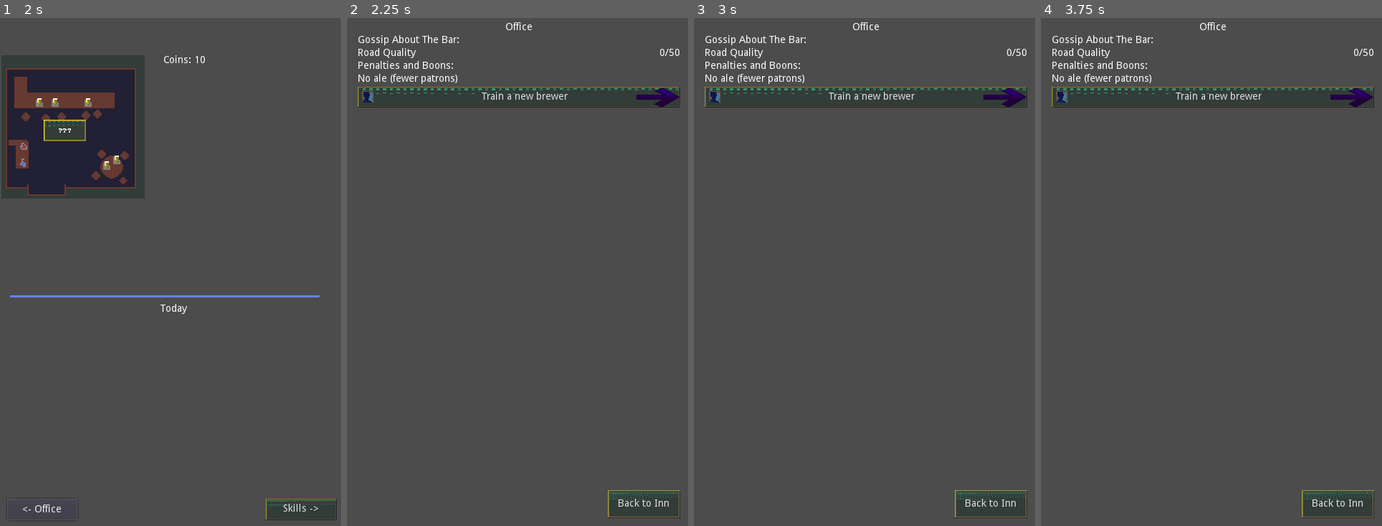
Above: before the commit, frames 1-4 (left to right).
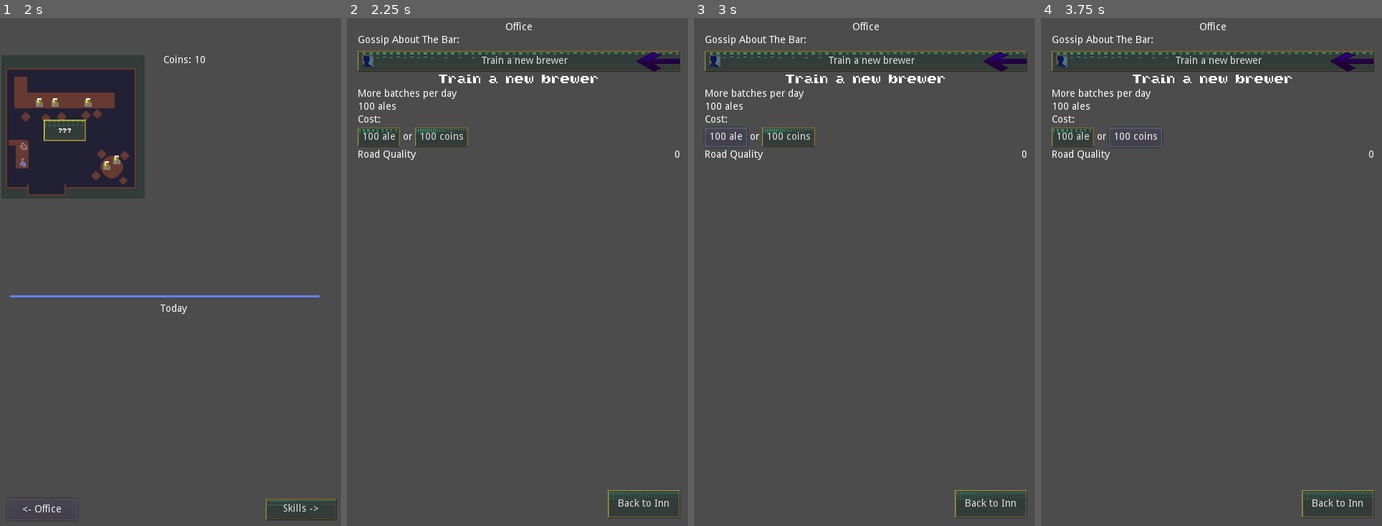
Above: after the commit, the same moments.

Repository: RoxT/InnKeeperUnlimited
Game: Godot game, scene res://Inn.tscn
The game is run twice, just before and just after one commit, with the same random seed, the same clock (stepped at 60 frames per second) and the same inputs.
Inputs (mouse positions are in pixels of both pictures, inside the frame that each line leads up to):
- Up to frame 1 (2 s): click "Skills ->" at 0.5 s; click "Back to Inn" at 1.25 s
- Up to frame 2 (2.25 s): click "<- Office" at 2 s
- Up to frame 3 (3 s): click (724, 134) at 2.75 s, where only the run after the commit has a clickable "100 ale"
- Up to frame 4 (3.75 s): click (1136, 134) at 3.5 s, where only the run after the commit has a clickable "100 coins"

Frame 1 is identical in both runs. In frame 2, 9.4% of the frame differs, in the area x 3-98%, y 5-28%; in frame 3, 9.0%; in frame 4, 8.9%.
Error before the commit: Invalid set index 'text' (on base: 'null instance') with value of type 'String'. (res://scripts/scenes/Office.gd:24)

Commit message:
actions continued

Diff:
--- a/project/Office.tscn
+++ b/project/Office.tscn
@@ -1,7 +1,7 @@
 [gd_scene load_steps=3 format=2]
 
 [ext_resource path="res://scripts/scenes/Office.gd" type="Script" id=1]
-[ext_resource path="res://office/office_action.tscn" type="PackedScene" id=2]
+[ext_resource path="res://office/trainee_action.tscn" type="PackedScene" id=2]
 
 [node name="Office" type="Node2D"]
 script = ExtResource( 1 )
@@ -30,10 +30,25 @@
 margin_bottom = 32.0
 text = "Gossip About The Bar:"
 
-[node name="HBox" type="HBoxContainer" parent="MarginContainer/HBox"]
+[node name="BuffsList" type="VBoxContainer" parent="MarginContainer/HBox"]
 margin_top = 36.0
 margin_right = 450.0
 margin_bottom = 50.0
+
+[node name="NoAleLabel" type="Label" parent="MarginContainer/HBox/BuffsList"]
+margin_right = 450.0
+margin_bottom = 14.0
+text = "No ale (fewer patrons)"
+
+[node name="OfficeAction" parent="MarginContainer/HBox" instance=ExtResource( 2 )]
+margin_top = 54.0
+margin_right = 450.0
+margin_bottom = 188.0
+
+[node name="HBox" type="HBoxContainer" parent="MarginContainer/HBox"]
+margin_top = 192.0
+margin_right = 450.0
+margin_bottom = 206.0
 
 [node name="RoadLabel" type="Label" parent="MarginContainer/HBox/HBox"]
 margin_right = 85.0
@@ -49,26 +64,9 @@
 align = 2
 
 [node name="BuffsLabel" type="Label" parent="MarginContainer/HBox"]
-margin_top = 54.0
+margin_top = 210.0
 margin_right = 450.0
-margin_bottom = 68.0
-text = "Penalties and Boons:"
-
-[node name="BuffsList" type="VBoxContainer" parent="MarginContainer/HBox"]
-margin_top = 72.0
-margin_right = 450.0
-margin_bottom = 86.0
-
-[node name="NoAleLabel" type="Label" parent="MarginContainer/HBox/BuffsList"]
-margin_right = 450.0
-margin_bottom = 14.0
-text = "No ale (fewer patrons)"
-
-[node name="OfficeAction" parent="MarginContainer/HBox" instance=ExtResource( 2 )]
-anchor_right = 0.0
-margin_top = 90.0
-margin_right = 450.0
-margin_bottom = 119.0
+margin_bottom = 224.0
 
 [node name="BackToInn" type="Button" parent="."]
 margin_left = 364.0
@@ -77,5 +75,4 @@
 margin_bottom = 707.0
 text = "Back to Inn"
 
-[connection signal="pressed" from="MarginContainer/HBox/OfficeAction" to="." method="_on_Control_pressed"]
 [connection signal="pressed" from="BackToInn" to="." method="_on_BackToInn_pressed"]
--- /dev/null
+++ b/project/office/action_dialog.gd
@@ -0,0 +1,32 @@
+extends VBoxContainer
+
+onready var dialog := $Dialog_VBox
+onready var arrow := $OfficeAction/Arrow
+
+
+# Called when the node enters the scene tree for the first time.
+func _ready() -> void:
+	_button_toggled(true)
+
+signal buy_action (cost_amount, cost_type, action_type)
+
+func _button_toggled(button_pressed:bool):
+	if button_pressed:
+		dialog.show()
+		arrow.flip_h = true
+	else:
+		dialog.hide()
+		arrow.flip_h = false
+
+func _on_Ale100Btn_pressed() -> void:
+	emit_signal("buy_action", 100, S.things.ALE, S.actions.TRAINEE)
+	_button_toggled(false)
+
+
+func _on_Coin100Btn_pressed() -> void:
+	emit_signal("buy_action", 100, S.things.COINS, S.actions.TRAINEE)
+	_button_toggled(false)
+
+
+func _on_OfficeAction_toggled(button_pressed: bool) -> void:
+	_button_toggled(button_pressed)
--- a/project/office/action_dialog.tscn
+++ /dev/null
@@ -1,75 +0,0 @@
-[gd_scene load_steps=3 format=2]
-
-[ext_resource path="res://resources/tinierBold.tres" type="DynamicFont" id=1]
-[ext_resource path="res://textures/icon-trainee.png" type="Texture" id=2]
-
-[node name="Control" type="Control"]
-anchor_right = 1.0
-anchor_bottom = 1.0
-
-[node name="VBox" type="VBoxContainer" parent="."]
-margin_right = 480.0
-margin_bottom = 720.0
-
-[node name="Title" type="Label" parent="VBox"]
-margin_right = 480.0
-margin_bottom = 16.0
-custom_fonts/font = ExtResource( 1 )
-text = "Train a new brewer"
-align = 1
-
-[node name="Larger" type="Label" parent="VBox"]
-margin_top = 20.0
-margin_right = 480.0
-margin_bottom = 34.0
-text = "More batches per day"
-
-[node name="Amount" type="Label" parent="VBox"]
-margin_top = 38.0
-margin_right = 480.0
-margin_bottom = 52.0
-text = "100 ales"
-
-[node name="Cost" type="Label" parent="VBox"]
-margin_top = 56.0
-margin_right = 480.0
-margin_bottom = 70.0
-text = "Cost:"
-
-[node name="Options" type="HBoxContainer" parent="VBox"]
-margin_top = 74.0
-margin_right = 480.0
-margin_bottom = 101.0
-
-[node name="Button" type="Button" parent="VBox/Options"]
-margin_right = 59.0447
-margin_bottom = 27.0
-text = "100 ale"
-
-[node name="Or" type="Label" parent="VBox/Options"]
-margin_left = 63.0
-margin_top = 6.0
-margin_right = 76.0
-margin_bottom = 20.0
-text = "or"
-
-[node name="Button2" type="Button" parent="VBox/Options"]
-margin_left = 80.0
-margin_right = 154.045
-margin_bottom = 27.0
-text = "100 coins"
-
-[node name="Button" type="Button" parent="VBox"]
-margin_top = 105.0
-margin_right = 83.0447
-margin_bottom = 132.0
-size_flags_horizontal = 0
-text = "Nevermind"
-
-[node name="Sprite" type="Sprite" parent="."]
-position = Vector2( 9, 9 )
-texture = ExtResource( 2 )
-
-[node name="Sprite2" type="Sprite" parent="."]
-position = Vector2( 469, 9 )
-texture = ExtResource( 2 )
--- a/project/office/office_action.tscn
+++ /dev/null
@@ -1,16 +0,0 @@
-[gd_scene load_steps=3 format=2]
-
-[ext_resource path="res://textures/arrow.png" type="Texture" id=1]
-[ext_resource path="res://textures/icon-trainee.png" type="Texture" id=2]
-
-[node name="OfficeAction" type="Button"]
-anchor_right = 1.0
-margin_bottom = 27.0
-text = "Train a new brewer"
-icon = ExtResource( 2 )
-
-[node name="Sprite" type="Sprite" parent="."]
-modulate = Color( 0.666667, 0, 1, 1 )
-position = Vector2( 419, 15 )
-scale = Vector2( 0.6, 0.269123 )
-texture = ExtResource( 1 )
--- /dev/null
+++ b/project/office/trainee_action.tscn
@@ -0,0 +1,81 @@
+[gd_scene load_steps=5 format=2]
+
+[ext_resource path="res://textures/arrow.png" type="Texture" id=1]
+[ext_resource path="res://textures/icon-trainee.png" type="Texture" id=2]
+[ext_resource path="res://resources/tinierBold.tres" type="DynamicFont" id=3]
+[ext_resource path="res://office/action_dialog.gd" type="Script" id=4]
+
+[node name="VBoxContainer" type="VBoxContainer"]
+margin_right = 40.0
+margin_bottom = 40.0
+script = ExtResource( 4 )
+
+[node name="OfficeAction" type="Button" parent="."]
+margin_right = 224.0
+margin_bottom = 29.0
+toggle_mode = true
+text = "Train a new brewer"
+icon = ExtResource( 2 )
+
+[node name="Arrow" type="Sprite" parent="OfficeAction"]
+modulate = Color( 0.666667, 0, 1, 1 )
+position = Vector2( 419, 15 )
+scale = Vector2( 0.6, 0.269123 )
+texture = ExtResource( 1 )
+
+[node name="Dialog_VBox" type="VBoxContainer" parent="."]
+margin_top = 33.0
+margin_right = 224.0
+margin_bottom = 134.0
+
+[node name="Title" type="Label" parent="Dialog_VBox"]
+margin_right = 224.0
+margin_bottom = 16.0
+custom_fonts/font = ExtResource( 3 )
+text = "Train a new brewer"
+align = 1
+
+[node name="Larger" type="Label" parent="Dialog_VBox"]
+margin_top = 20.0
+margin_right = 224.0
+margin_bottom = 34.0
+text = "More batches per day"
+
+[node name="Amount" type="Label" parent="Dialog_VBox"]
+margin_top = 38.0
+margin_right = 224.0
+margin_bottom = 52.0
+text = "100 ales"
+
+[node name="Cost" type="Label" parent="Dialog_VBox"]
+margin_top = 56.0
+margin_right = 224.0
+margin_bottom = 70.0
+text = "Cost:"
+
+[node name="Options" type="HBoxContainer" parent="Dialog_VBox"]
+margin_top = 74.0
+margin_right = 224.0
+margin_bottom = 101.0
+
+[node name="Ale100Btn" type="Button" parent="Dialog_VBox/Options"]
+margin_right = 59.0447
+margin_bottom = 27.0
+text = "100 ale"
+
+[node name="Or" type="Label" parent="Dialog_VBox/Options"]
+margin_left = 63.0
+margin_top = 6.0
+margin_right = 76.0
+margin_bottom = 20.0
+text = "or"
+
+[node name="Coin100Btn" type="Button" parent="Dialog_VBox/Options"]
+margin_left = 80.0
+margin_right = 154.045
+margin_bottom = 27.0
+text = "100 coins"
+
+[connection signal="toggled" from="OfficeAction" to="." method="_on_OfficeAction_toggled"]
+[connection signal="pressed" from="Dialog_VBox/Options/Ale100Btn" to="OfficeAction" method="_on_Ale100Btn_pressed"]
+[connection signal="pressed" from="Dialog_VBox/Options/Coin100Btn" to="OfficeAction" method="_on_Coin100Btn_pressed"]
--- a/project/scripts/Stats.gd
+++ b/project/scripts/Stats.gd
@@ -7,6 +7,17 @@
 	REWARDS,
 	POTIONS,
 	END
+}
+
+enum things {
+	ALE,
+	POTIONS,
+	REST,
+	COINS
+}
+
+enum actions {
+	TRAINEE
 }
 
 var has_rest := false
--- a/project/scripts/scenes/Office.gd
+++ b/project/scripts/scenes/Office.gd
@@ -1,7 +1,9 @@
 extends Node2D
 
-onready var road_score := $MarginContainer/HBoxContainer/HBoxContainer/RoadScore
-onready var no_ale_label := $MarginContainer/HBoxContainer/BuffsList/NoAleLabel
+onready var road_score := $MarginContainer/HBox/HBox/RoadScore
+onready var no_ale_label := $MarginContainer/HBox/BuffsList/NoAleLabel
+onready var list := $MarginContainer/HBox
+onready var TRAINEE_DIALOG := load("res://office/trainee_dialog.tscn")
 
 const NO_ALE := "Ale was out recently. Days left in Penalty: "
 
@@ -29,6 +31,5 @@
 #func _process(delta: float) -> void:
 #	pass
 
-
-func _on_Control_pressed() -> void:
-	pass # Replace with function body.
+func _on_TraineeAction_pressed() -> void:
+	pass
Binary file changed: project/resources/ale_translations.en.translation
Binary file changed: project/resources/potion_translations.en.translation
Binary file changed: project/resources/rest_translations.en.translation
Binary file changed: project/resources/rest_translations.ja.translation
